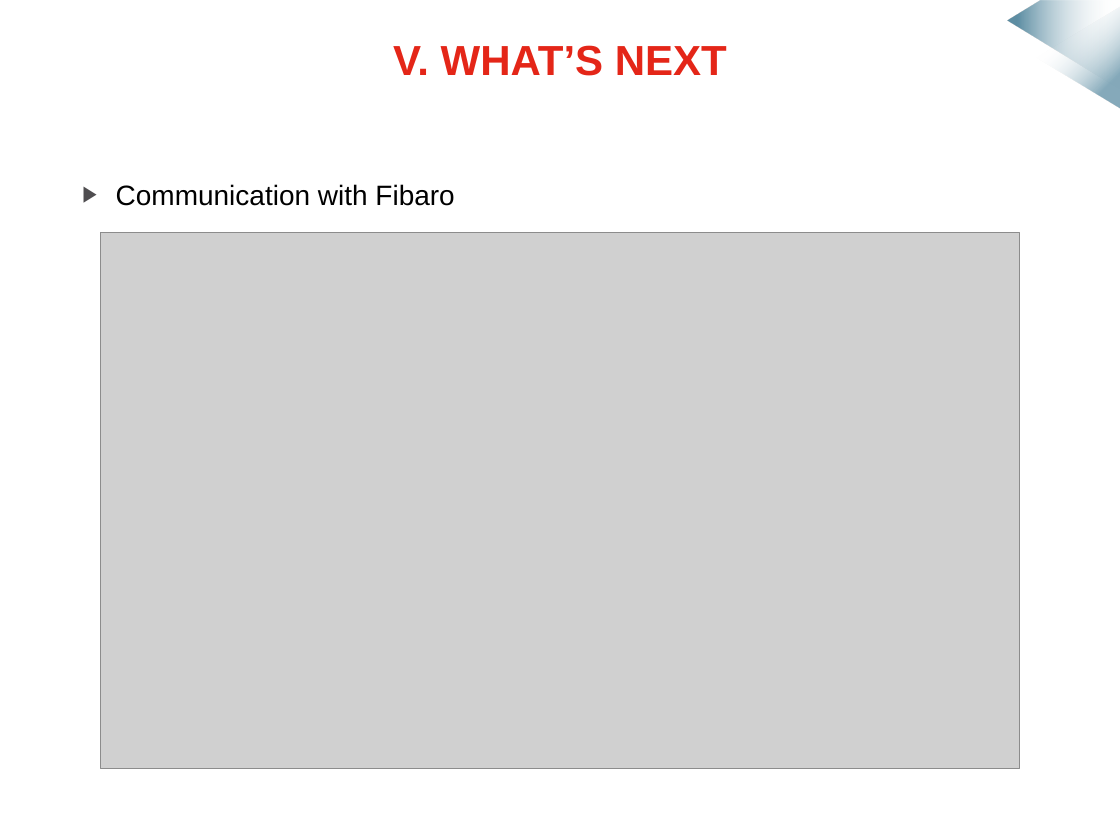
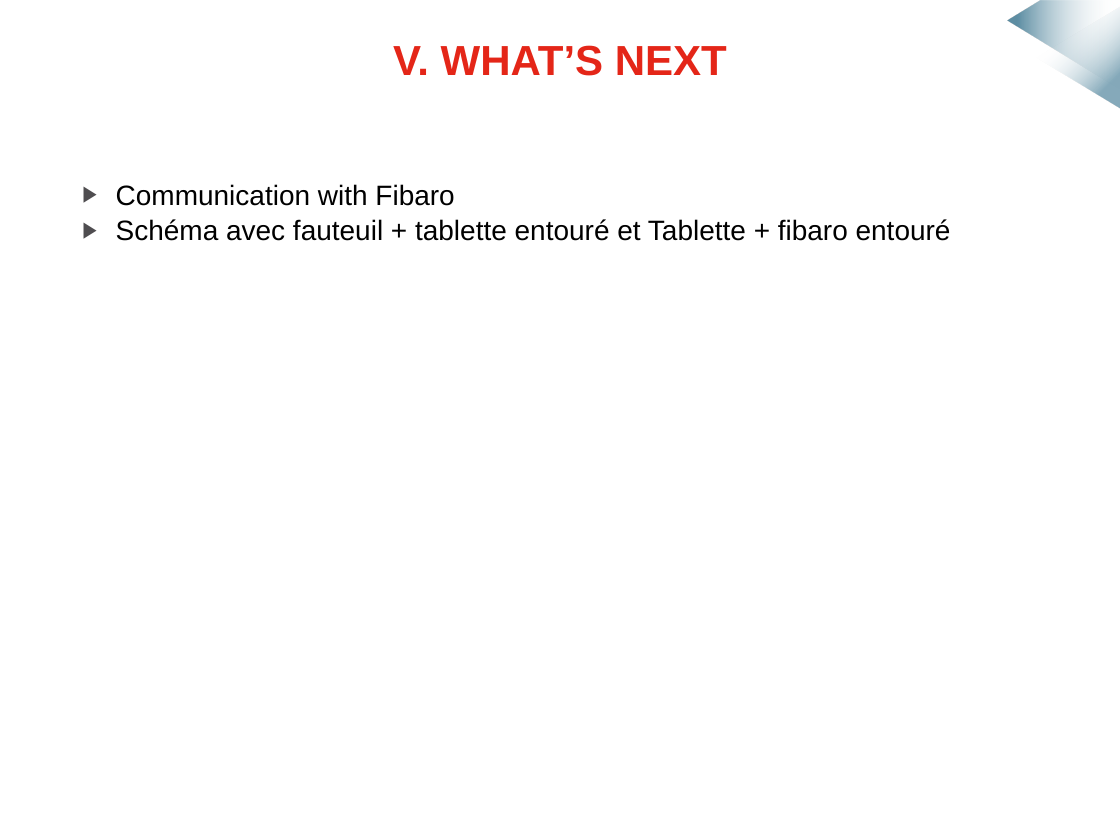
Before and after one commit to mmeven/EP_Domotique_Tablette, a slide deck: slide 17 of Rendu/Diapo_prototype_janvier.pptx (slide 16 before the commit). Drawn at 1120x840 pixels with LibreOffice and Linux fonts; fonts in the diff are those of the drawing; grey boxes stand for pictures; background and template pictures are left out. Boxes give left, top, right and bottom in pixels: in the first picture for what was removed or moved away, otherwise in the second. Text is boxed around its words. In the diff, an @@ line names an element or a change of style, - is before the commit and + after.

```diff
--- a/Rendu/Diapo_prototype_janvier.pptx
+++ b/Rendu/Diapo_prototype_janvier.pptx
@@ picture removed at bbox=[101, 233, 1020, 768] @@
@@ text at bbox=[116, 219, 951, 241]: paragraph added @@
+▶ Schéma avec fauteuil + tablette entouré et Tablette + fibaro entouré
```
Also in this commit, not shown: 9 other slides changed, 4 slides added, 3 slides removed.
